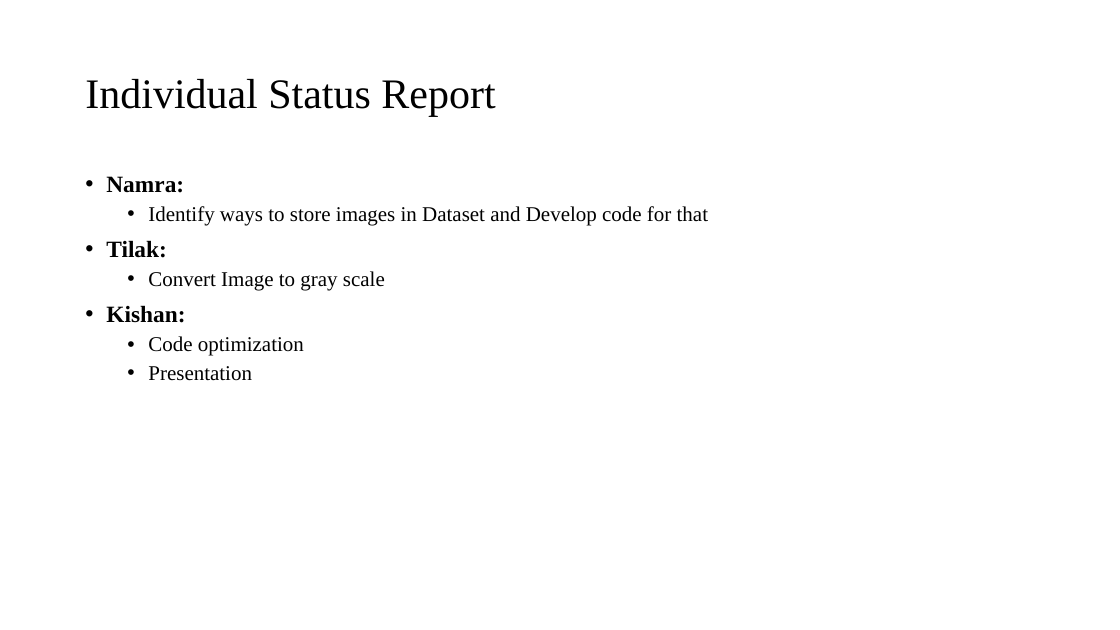
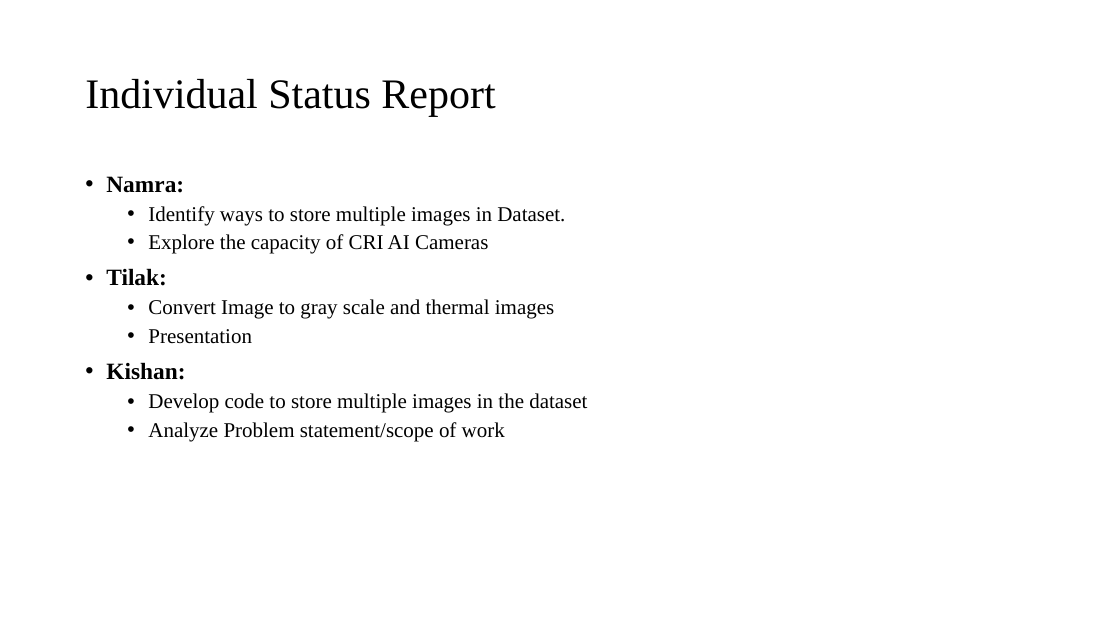
Before and after one commit to tilakpandya/Face_Recognition_Using_Thermal_Images, a slide deck: slide 6 of CRI AI Camaras.pptx. Drawn at 1120x630 pixels with LibreOffice and Linux fonts; fonts in the diff are those of the drawing; background and template pictures are left out. Boxes give left, top, right and bottom in pixels: in the first picture for what was removed or moved away, otherwise in the second. Text is boxed around its words. In the diff, an @@ line names an element or a change of style, - is before the commit and + after.

```diff
--- a/CRI AI Camaras.pptx
+++ b/CRI AI Camaras.pptx
@@ text at (148,206,565,254): text changed @@
-  • Identify ways to store images in Dataset and Develop code for that
+  • Identify ways to store multiple images in Dataset.
+  • Explore the capacity of CRI AI Cameras
@@ text at (148,299,554,344): text changed @@
-  • Convert Image to gray scale
+  • Convert Image to gray scale and thermal images
+  • Presentation
@@ text at (148,393,587,442): text changed @@
-  • Code optimization
-  • Presentation
+  • Develop code to store multiple images in the dataset
+  • Analyze Problem statement/scope of work
```
Also in this commit, not shown: 2 other slides changed, 1 slide added, 1 other file.
